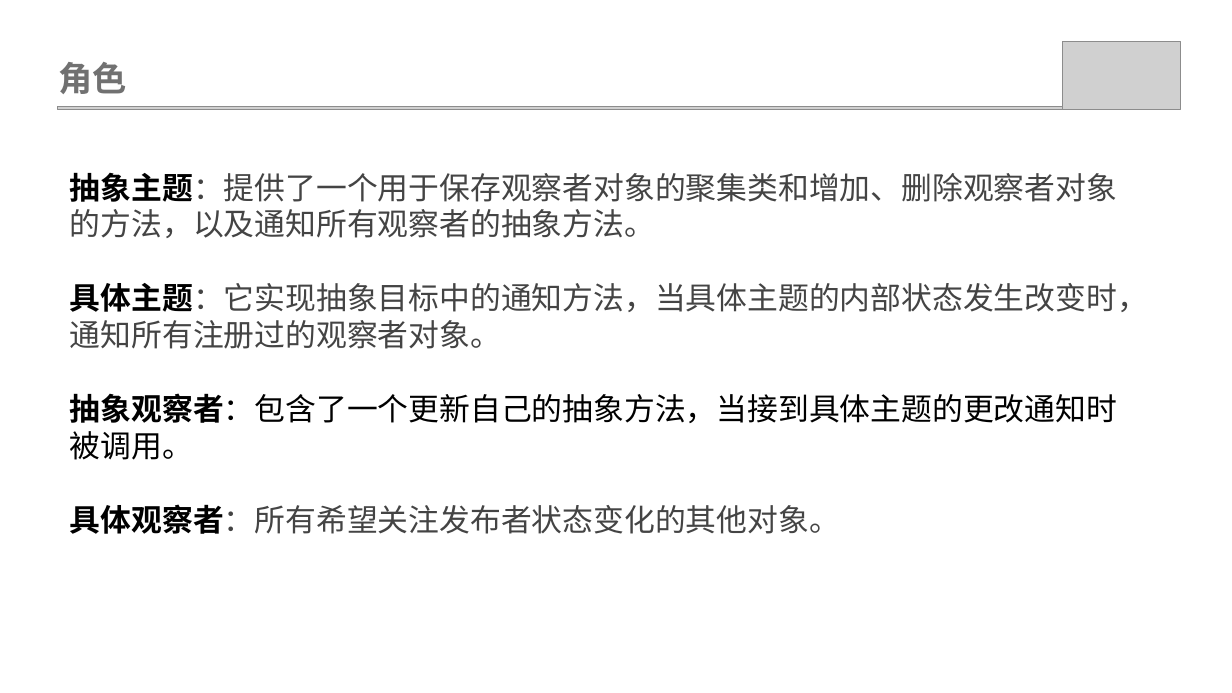
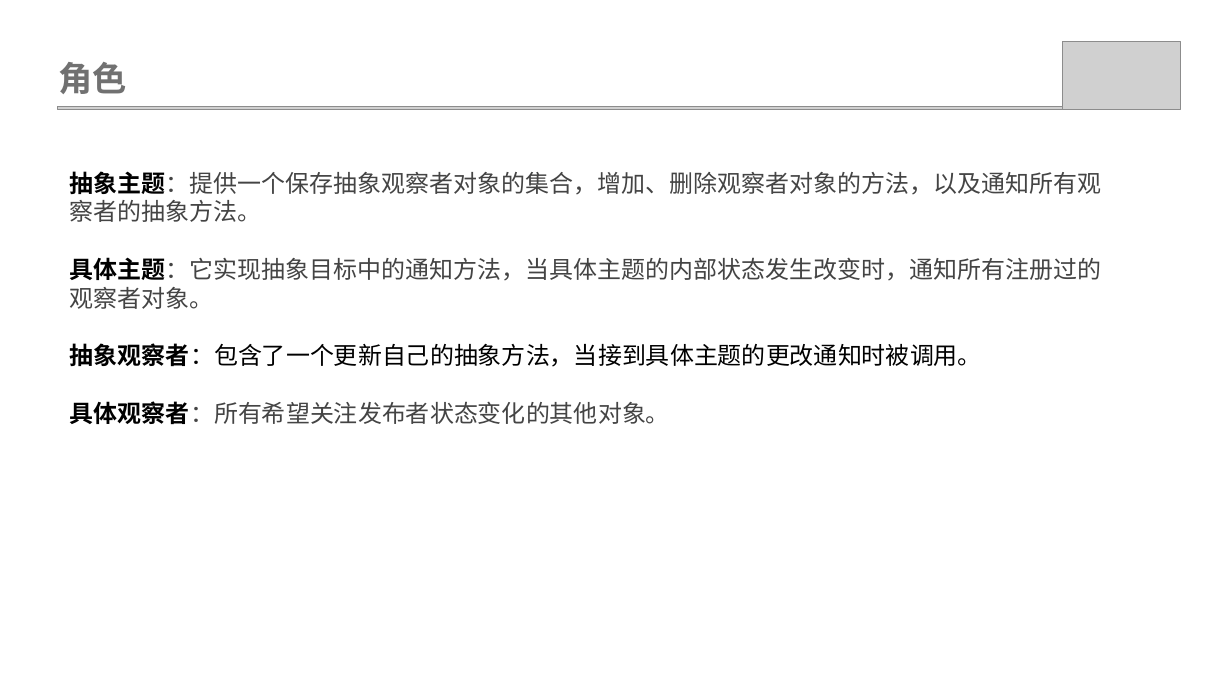
Before and after one commit to weiwangqiang/SharePPT, a slide deck: slide 5 of ObservableMode/观查者模式.pptx (slide 4 before the commit). Drawn at 1232x693 pixels with LibreOffice and Linux fonts; fonts in the diff are those of the drawing; grey boxes stand for pictures. Boxes give left, top, right and bottom in pixels: in the first picture for what was removed or moved away, otherwise in the second. Text is boxed around its words. In the diff, an @@ line names an element or a change of style, - is before the commit and + after.

```diff
--- a/ObservableMode/观查者模式.pptx
+++ b/ObservableMode/观查者模式.pptx
@@ text at [70,171,1102,222]: text changed; size 18 to 14 pt @@
-抽象主题：提供了一个用于保存观察者对象的聚集类和增加、删除观察者对象的方法，以及通知所有观察者的抽象方法。
+抽象主题：提供一个保存抽象观察者对象的集合，增加、删除观察者对象的方法，以及通知所有观察者的抽象方法。
@@ text at [70,257,1102,424]: size 18 to 14 pt in "具体主题：它实现抽象目标中的通知方法，当具体主题的内部状态发生改变时，通知所有注册过的观察者对象。", "抽象观察者：包含了一个更新自己的抽象方法，当接到具体主题的更改通知时被调用。", "具体观察者：所有希望关注发布者状态变化的其他对象。" @@
```
Also in this commit, not shown: 6 other slides changed, 4 slides added, 1 slide removed, 3 other files.
